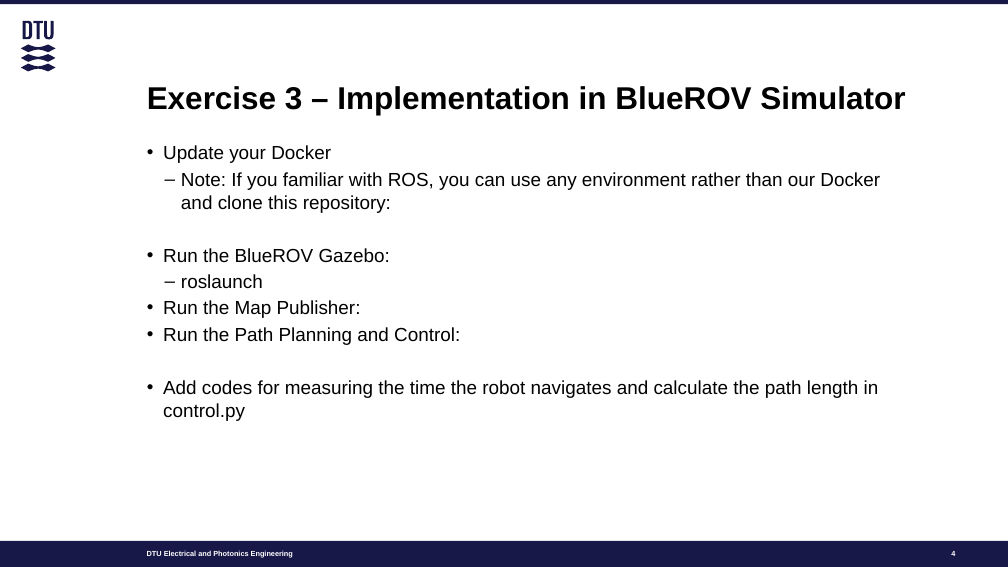
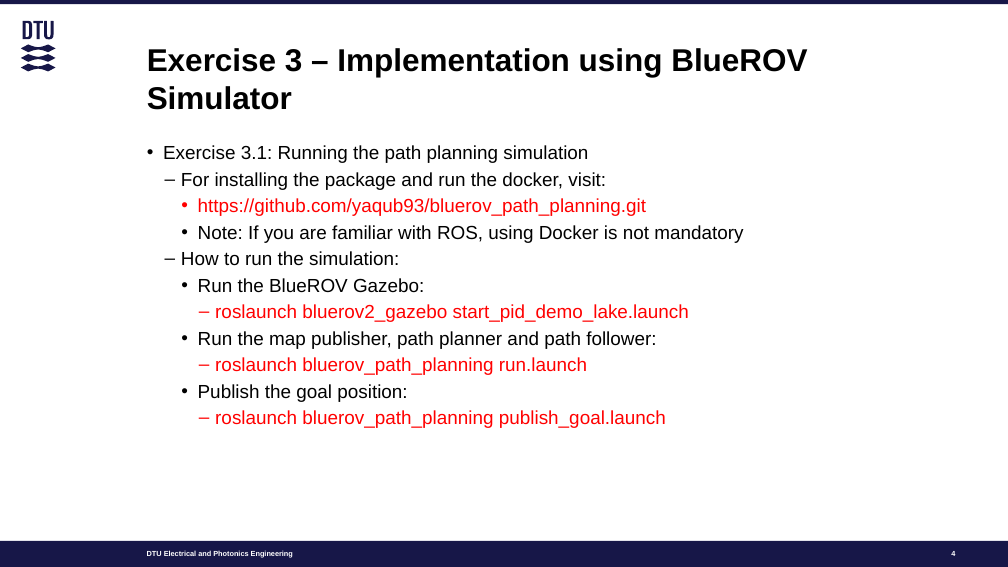
Before and after one commit to schollenkopf/MarineRoboticsTeam1, a slide deck: slide 4 of Slides/T3 - Path Planning.pptx. Drawn at 1008x567 pixels with LibreOffice and Linux fonts; fonts in the diff are those of the drawing. Boxes give left, top, right and bottom in pixels: in the first picture for what was removed or moved away, otherwise in the second. Text is boxed around its words. In the diff, an @@ line names an element or a change of style, - is before the commit and + after.

Commit message:
edit slide

```diff
--- a/Slides/T3 - Path Planning.pptx
+++ b/Slides/T3 - Path Planning.pptx
@@ title at (147,48,807,110): text changed @@
-Exercise 3 – Implementation in BlueROV Simulator
+Exercise 3 – Implementation using BlueROV Simulator
@@ text at (163,145,743,266): text changed @@
-• Update your Docker
-  – Note: If you familiar with ROS, you can use any environment rather than our Docker and clone this repository:
+• Exercise 3.1: Running the path planning simulation
+  – For installing the package and run the docker, visit:
+    • https://github.com/yaqub93/bluerov_path_planning.git
+    • Note: If you are familiar with ROS, using Docker is not mandatory
+  – How to run the simulation:
@@ text at (198,278,424,293): list level 1 to 3 in "Run the BlueROV Gazebo:" @@
@@ text at (198,304,689,428): text changed; text colour #000000 to #FF0000 @@
-  – roslaunch
-• Run the Map Publisher:
-• Run the Path Planning and Control:
-• Add codes for measuring the time the robot navigates and calculate the path length in control.py
+      – roslaunch bluerov2_gazebo start_pid_demo_lake.launch
+    • Run the map publisher, path planner and path follower:
+      – roslaunch bluerov_path_planning run.launch
+    • Publish the goal position:
+      – roslaunch bluerov_path_planning publish_goal.launch
```
Also in this commit, not shown: 1 other slide changed, 1 slide added.
